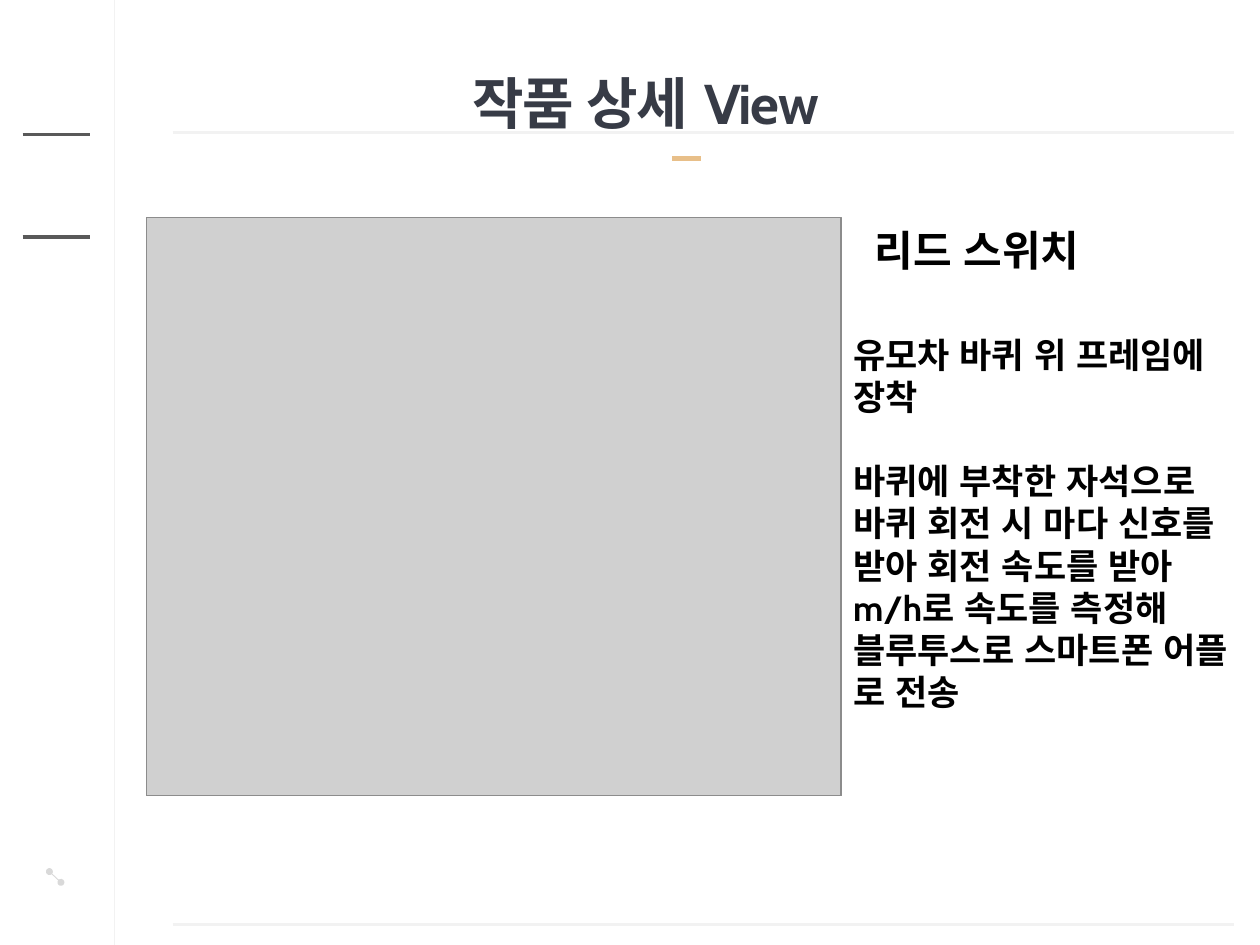
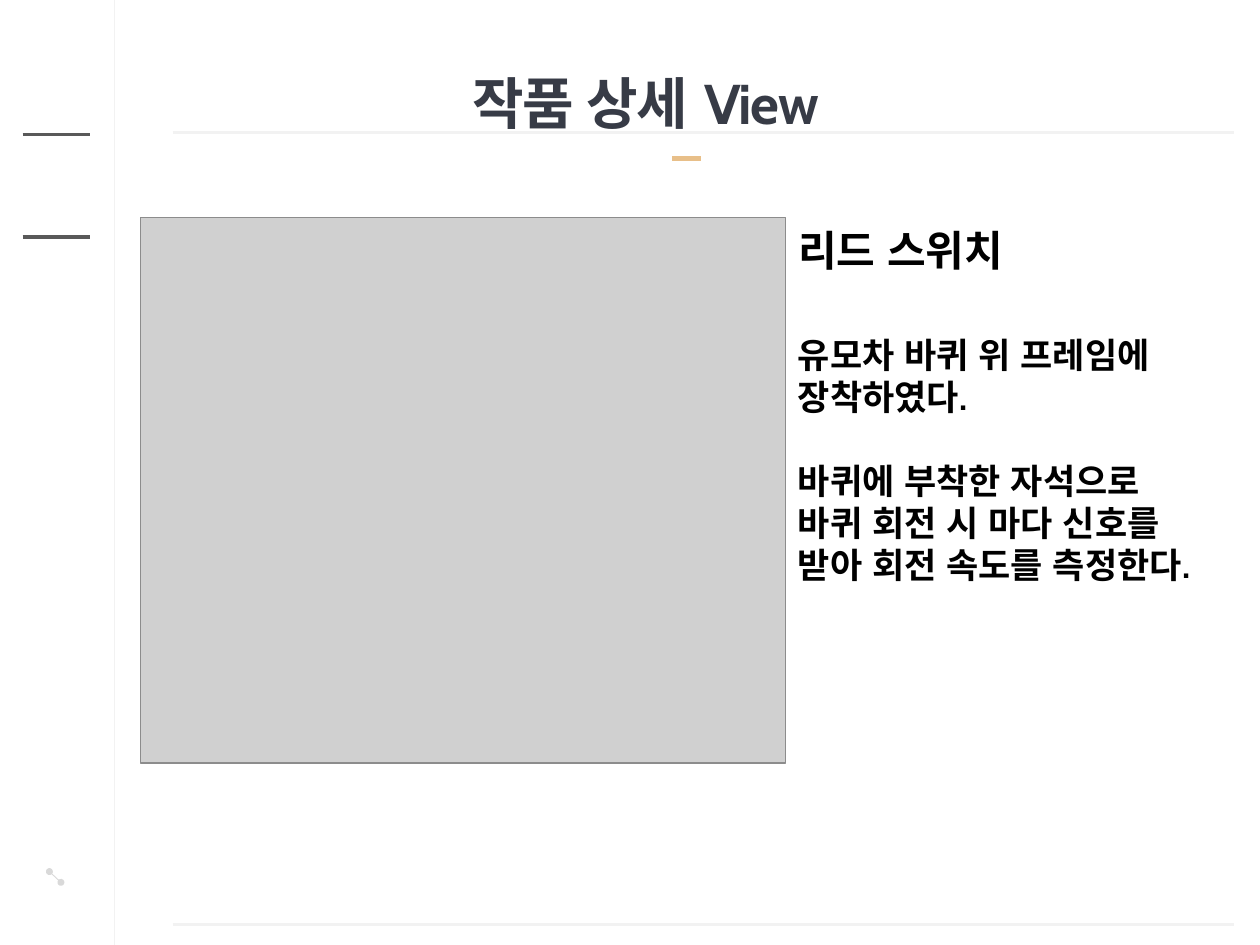
Before and after one commit to younggunwon/SmartUMOCHA, a slide deck: slide 10 of 아두이노 경진대회 Team MyWay ppt.pptx. Drawn at 1260x945 pixels with LibreOffice and Linux fonts; fonts in the diff are those of the drawing; grey boxes stand for pictures; background and template pictures are left out. Boxes give left, top, right and bottom in pixels: in the first picture for what was removed or moved away, otherwise in the second. Text is boxed around its words. In the diff, an @@ line names an element or a change of style, - is before the commit and + after.

```diff
--- a/아두이노 경진대회 Team MyWay ppt.pptx
+++ b/아두이노 경진대회 Team MyWay ppt.pptx
@@ picture resized from (x1=146, y1=218, x2=840, y2=796) to (x1=141, y1=218, x2=786, y2=764) @@
@@ picture removed at (x1=146, y1=218, x2=840, y2=795) @@
@@ text "리드 스위치" moved from (x1=875, y1=230, x2=1080, y2=270) to (x1=798, y1=230, x2=1003, y2=270) @@
@@ text "유모차 바퀴 위 프레임에" moved from (x1=853, y1=338, x2=1227, y2=708) to (x1=798, y1=338, x2=1190, y2=581) @@
@@ text at (x1=798, y1=380, x2=967, y2=413): text changed @@
-장착
+장착하였다.
@@ text at (x1=798, y1=548, x2=1190, y2=581): text changed @@
-받아 회전 속도를 받아
-m/h로 속도를 측정해
-블루투스로 스마트폰 어플
-로 전송
+받아 회전 속도를 측정한다.
```
Also in this commit, not shown: 8 other slides changed.
